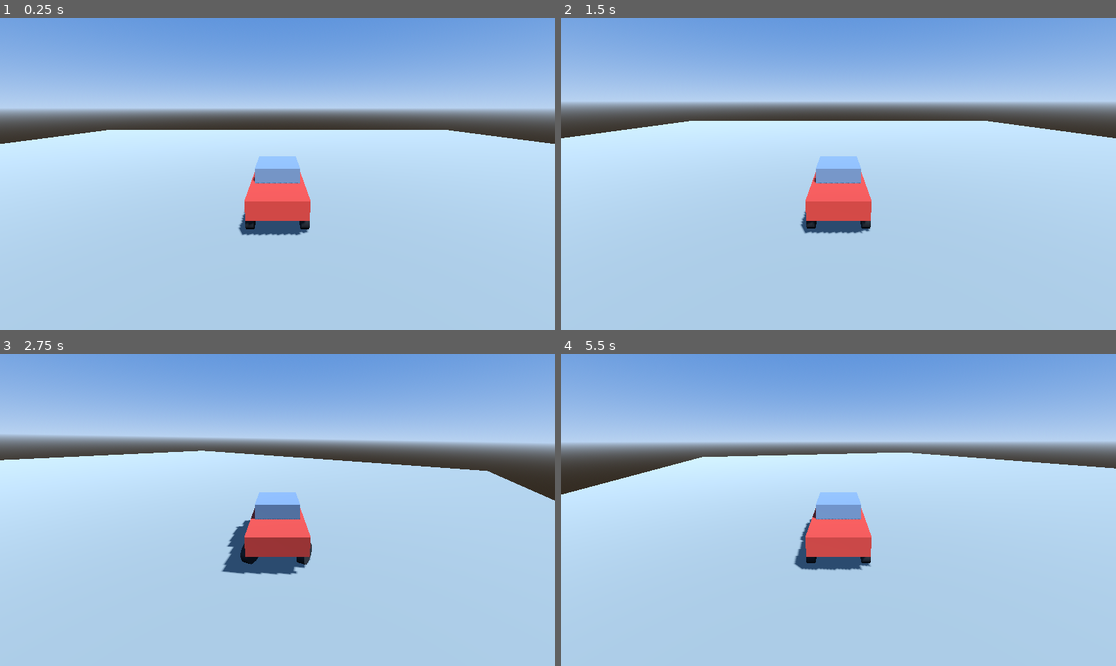
Above: before the commit, frames 1-4 (two rows, left to right).
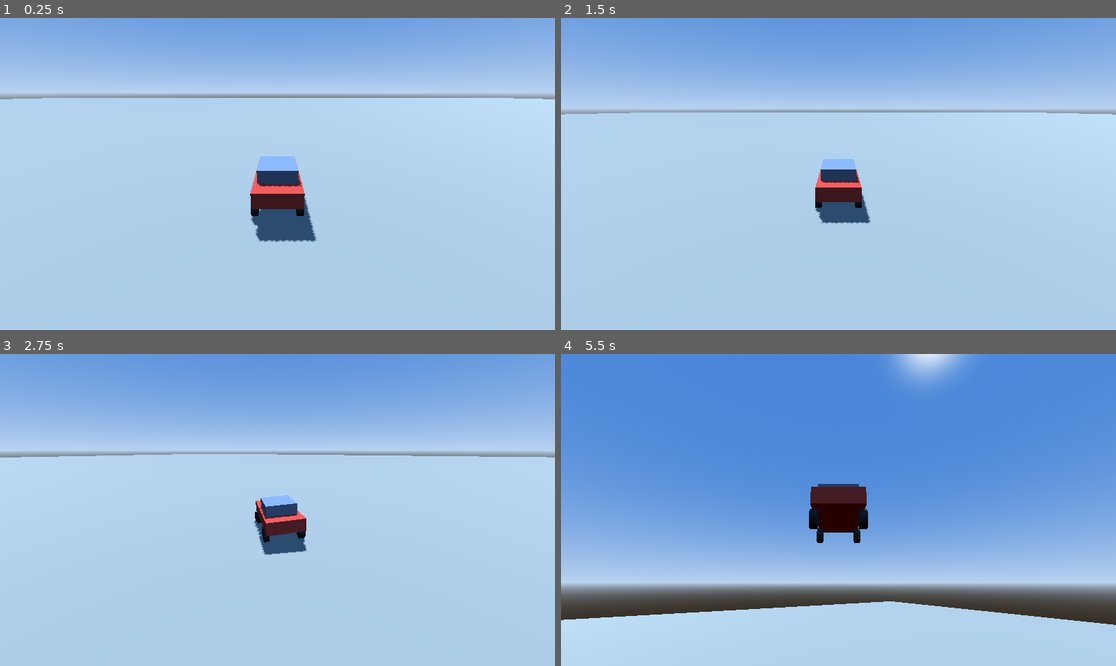
Above: after the commit, the same moments.

Repository: krasking94/GodotAI
Game: Godot game, scene res://scenes/car_test.tscn
Two runs of this game, one before a commit and one after it. Both use one fixed random seed, a clock stepped at 60 frames per second and the inputs below. This scene is started directly instead of the project's main scene.
Inputs (mouse positions are in pixels of both pictures, inside the frame that each line leads up to):
- Up to frame 1 (0.25 s): no input
- Up to frame 2 (1.5 s): tap Enter at 0.5 s; move the mouse to (960, 158) at 0.52 s; hold D 0.53-1.28 s; hold R 0.53-1.28 s; click (960, 158) at 0.67 s; tap Space at 0.77, 0.8, 1.07, 1.35 s; move the mouse to (727, 189) at 1.27 s; hold S from 1.28 s (still down)
- Up to frame 3 (2.75 s): tap Space at 1.52, 1.82, 2.3 s; tap R at 1.55 s; move the mouse to (333, 441) at 2.02 s; release S at 2.03 s; hold D from 2.03 s (still down); hold R from 2.03 s (still down)
- Up to frame 4 (5.5 s): move the mouse to (810, 572) at 2.77 s; release D at 2.78 s; release R at 2.78 s; hold W 2.78-3.53 s; tap Shift at 2.85 s; click (810, 572) at 2.92 s; tap Space at 3.02, 3.32, 3.77, 3.8, 4.07, 4.35, 4.52, 4.82, 5.3 s; tap R at 3.05, 4.55 s; move the mouse to (1005, 556) at 3.52 s; hold R 3.53-4.28 s; hold A 3.53-5.03 s; move the mouse to (672, 463) at 4.27 s; move the mouse to (866, 510) at 5.02 s; hold S from 5.03 s (still down); hold R from 5.03 s (still down); click (866, 510) at 5.17 s

The runs differ from the first frame. In frame 1, 13% of the frame differs, in the area x 0-100%, y 21-72%; in frame 2, 11%; in frame 3, 10%; in frame 4, 74%, in the area x 0-100%, y 0-87%.

Commit message:
Машина: камера-преследователь, устойчивая физика, тормоз/задний ход, R, заезды с измерениями
По отзыву владельца (машина переворачивалась, камера крутилась с кузовом,
управление казалось бессмысленным). Заездом измерено, что VehicleBody3D едет
по локальной +Z; камера теперь отдельный узел game/chase_camera.gd, едет
сзади-сверху и не наклоняется. Машина: масса 800, центр масс ниже, предел
скорости 14 м/с, руль мягче на скорости, сцепление шин 9 вместо 3, S на ходу
тормозит и включает задний ход только после остановки, R ставит на колёса.
Площадка 400×400.

Самопроверка test_program (gas, reverse, left, right, gasleft, gasright,
brake, coast, flip) печатает после каждой фазы скорость, направление, путь,
курс и крен. Headless: разгон до 14 м/с, поворот ~55°/с при крене 3°, газ в
пол с рулём до упора без переворота, тормоз 14→0 за 2 с, R поднимает с бока.
Документы обновлены.

Co-Authored-By: Claude Fable 5.1 <noreply@anthropic.com>
Claude-Session: https://claude.ai/code/session_01D6HxsZd3ucF4daBZgGArQk

Diff:
--- a/game/car.gd
+++ b/game/car.gd
@@ -1,49 +1,136 @@
 extends VehicleBody3D
 
 ## Машина на упрощённой физике Godot (VehicleBody3D: кузов + четыре VehicleWheel3D).
-## Управление, пока active: W/S (или стрелки) — газ и задний ход, A/D — руль, пробел — тормоз.
-## test_drive > 0: первые столько секунд машина сама едет вперёд, потом печатает,
-## сколько проехала и с какой скоростью; по этой строке ИИ проверяет в логе, что машина едет.
+## Управление, пока active: W/S (или стрелки) — газ и задний ход, A/D — руль,
+## пробел — тормоз, R — поставить на колёса, если перевернулась.
+## S на ходу сначала тормозит, и только когда машина почти остановилась, включает задний ход.
+## Руль на скорости становится мягче, а выше MAX_SPEED мотор не разгоняет: так машина не переворачивается.
+##
+## Самопроверка для ИИ: test_program = "gas:2,left:2,brake:1" (фазы через запятую, секунды после двоеточия;
+## фазы: gas, reverse, left, right, gasleft, gasright, brake, coast, flip). После каждой фазы печатается строка
+## «Машина [фаза]: скорость, путь, поворот курса, крен», по ней ИИ видит в логе, как машина себя ведёт.
+## test_drive > 0 — то же, что test_program = "gas:<секунды>".
 
-const ENGINE_FORCE := 600.0
-const BRAKE_FORCE := 40.0
-const MAX_STEER := 0.5  # радианы, около 29 градусов
-const STEER_SPEED := 3.0
+const ENGINE_FORCE := 2400.0
+const BRAKE_FORCE := 110.0
+const MAX_SPEED := 14.0       # м/с, около 50 км/ч
+const MAX_STEER := 0.55       # радианы на месте
+const MIN_STEER := 0.18       # радианы на максимальной скорости
+const STEER_SPEED := 2.5
+const REVERSE_SWITCH_SPEED := 0.8
 
 @export var active := true
 @export var test_drive := 0.0
+@export var test_program := ""
 
-var _time := 0.0
-var _start := Vector3.ZERO
-var _reported := false
+var _phases: Array = []        # [{"name": "gas", "seconds": 2.0}, ...]
+var _phase_index := 0
+var _phase_time := 0.0
+var _phase_start_pos := Vector3.ZERO
+var _phase_start_yaw := 0.0
 
 
 func _ready() -> void:
-	_start = global_position
+	if test_program == "" and test_drive > 0.0:
+		test_program = "gas:%s" % test_drive
+	for part in test_program.split(",", false):
+		var pair := part.strip_edges().split(":")
+		if pair.size() == 2 and pair[1].is_valid_float():
+			_phases.append({"name": pair[0].strip_edges(), "seconds": float(pair[1])})
+	_begin_phase()
 
 
 func _physics_process(delta: float) -> void:
-	_time += delta
 	var gas := 0.0
 	var steer_input := 0.0
 	var braking := false
-	if test_drive > 0.0 and _time < test_drive:
-		gas = 1.0
+	var speed := linear_velocity.length()
+	var forward_speed := global_transform.basis.z.dot(linear_velocity)  # у VehicleBody3D вперёд = +Z (проверено заездом)
+
+	if _phase_index < _phases.size():
+		match _phases[_phase_index]["name"]:
+			"gas":
+				gas = 1.0
+			"reverse":
+				gas = -1.0
+			"left":
+				gas = 0.6
+				steer_input = 1.0
+			"right":
+				gas = 0.6
+				steer_input = -1.0
+			"gasleft":  # газ в пол и руль до упора: проверка на переворот
+				gas = 1.0
+				steer_input = 1.0
+			"gasright":
+				gas = 1.0
+				steer_input = -1.0
+			"brake":
+				braking = true
+			"flip":  # проверка клавиши R: положить на бок и поставить обратно
+				if _phase_time == 0.0:
+					global_transform.basis = Basis(Vector3.BACK, PI * 0.6)
+				elif _phase_time > 0.5 and global_transform.basis.y.dot(Vector3.UP) < 0.5:
+					flip_upright()
+		_phase_time += delta
+		if _phase_time >= _phases[_phase_index]["seconds"]:
+			_report_phase(speed)
+			_phase_index += 1
+			_begin_phase()
 	elif active:
 		if Input.is_physical_key_pressed(KEY_W) or Input.is_physical_key_pressed(KEY_UP):
 			gas += 1.0
 		if Input.is_physical_key_pressed(KEY_S) or Input.is_physical_key_pressed(KEY_DOWN):
-			gas -= 1.0
+			if forward_speed > REVERSE_SWITCH_SPEED:
+				braking = true  # на ходу S — это тормоз
+			else:
+				gas -= 1.0
 		if Input.is_physical_key_pressed(KEY_A) or Input.is_physical_key_pressed(KEY_LEFT):
 			steer_input += 1.0
 		if Input.is_physical_key_pressed(KEY_D) or Input.is_physical_key_pressed(KEY_RIGHT):
 			steer_input -= 1.0
-		braking = Input.is_physical_key_pressed(KEY_SPACE)
+		if Input.is_physical_key_pressed(KEY_SPACE):
+			braking = true
+		if Input.is_physical_key_pressed(KEY_R):
+			flip_upright()
+
+	# Выше MAX_SPEED мотор не толкает вперёд (назад — вполовину медленнее).
+	if gas > 0.0 and forward_speed > MAX_SPEED:
+		gas = 0.0
+	elif gas < 0.0 and -forward_speed > MAX_SPEED * 0.5:
+		gas = 0.0
 	engine_force = gas * ENGINE_FORCE
-	steering = move_toward(steering, steer_input * MAX_STEER, STEER_SPEED * delta)
+	var steer_limit := lerpf(MAX_STEER, MIN_STEER, clampf(speed / MAX_SPEED, 0.0, 1.0))
+	steering = move_toward(steering, steer_input * steer_limit, STEER_SPEED * delta)
 	brake = BRAKE_FORCE if braking else 0.0
 
-	if test_drive > 0.0 and not _reported and _time >= test_drive:
-		_reported = true
-		var distance := global_position.distance_to(_start)
-		print("Машина: проехала %.1f м за %.1f с, скорость %.1f м/с" % [distance, test_drive, linear_velocity.length()])
+
+## Ставит машину на колёса на том же месте (после переворота).
+func flip_upright() -> void:
+	var yaw := global_transform.basis.get_euler().y
+	global_transform.basis = Basis(Vector3.UP, yaw)
+	global_position += Vector3.UP * 0.5
+	linear_velocity = Vector3.ZERO
+	angular_velocity = Vector3.ZERO
+
+
+func _begin_phase() -> void:
+	_phase_time = 0.0
+	_phase_start_pos = global_position
+	_phase_start_yaw = global_transform.basis.get_euler().y
+
+
+func _report_phase(speed: float) -> void:
+	var phase: Dictionary = _phases[_phase_index]
+	var distance := global_position.distance_to(_phase_start_pos)
+	var yaw_change := rad_to_deg(wrapf(global_transform.basis.get_euler().y - _phase_start_yaw, -PI, PI))
+	var tilt := rad_to_deg(acos(clampf(global_transform.basis.y.dot(Vector3.UP), -1.0, 1.0)))
+	var turn := "прямо"
+	if yaw_change > 5.0:
+		turn = "влево на %.0f°" % yaw_change
+	elif yaw_change < -5.0:
+		turn = "вправо на %.0f°" % -yaw_change
+	var forward_speed := global_transform.basis.z.dot(linear_velocity)
+	var heading := "вперёд" if forward_speed >= 0.0 else "назад"
+	print("Машина [%s %.1f с]: скорость %.1f м/с (%s), путь %.1f м, курс %s, крен %.0f°%s" % [
+		phase["name"], phase["seconds"], speed, heading, distance, turn, tilt, " (ПЕРЕВЕРНУЛАСЬ)" if tilt > 90.0 else ""])
--- /dev/null
+++ b/game/chase_camera.gd
@@ -0,0 +1,32 @@
+extends Camera3D
+
+## Камера-преследователь: едет за целью (машиной) сзади и сверху, смотрит на неё
+## и не наклоняется вместе с кузовом, поэтому горизонт остаётся ровным.
+
+@export var target: NodePath
+@export var distance := 7.0
+@export var height := 3.0
+@export var smoothing := 4.0
+
+var _target: Node3D
+
+
+func _ready() -> void:
+	_target = get_node_or_null(target) as Node3D
+	if _target != null:
+		global_position = _desired_position()
+
+
+func _physics_process(delta: float) -> void:
+	if _target == null:
+		return
+	global_position = global_position.lerp(_desired_position(), clampf(smoothing * delta, 0.0, 1.0))
+	look_at(_target.global_position + Vector3.UP * 0.5, Vector3.UP)
+
+
+func _desired_position() -> Vector3:
+	var forward := _target.global_transform.basis.z  # у VehicleBody3D вперёд = +Z
+	forward.y = 0.0
+	if forward.length() < 0.01:
+		forward = Vector3.BACK
+	return _target.global_position - forward.normalized() * distance + Vector3.UP * height
--- a/scenes/car_test.tscn
+++ b/scenes/car_test.tscn
@@ -1,170 +1,186 @@
 [gd_scene format=3 uid="uid://bheqqc1ql7y7w"]
 
 [ext_resource type="Script" uid="uid://d4atl6etq5g8y" path="res://game/car.gd" id="1_h3lgv"]
+[ext_resource type="Script" uid="uid://cg8wdlisr0ti7" path="res://game/chase_camera.gd" id="2_f47dj"]
 
-[sub_resource type="StandardMaterial3D" id="StandardMaterial3D_h3lgv"]
+[sub_resource type="StandardMaterial3D" id="StandardMaterial3D_f47dj"]
 albedo_color = Color(0.5411765, 0.5411765, 0.5019608, 1)
 
-[sub_resource type="PlaneMesh" id="PlaneMesh_f47dj"]
-material = SubResource("StandardMaterial3D_h3lgv")
-size = Vector2(60, 60)
+[sub_resource type="PlaneMesh" id="PlaneMesh_d5ml3"]
+material = SubResource("StandardMaterial3D_f47dj")
+size = Vector2(400, 400)
 
-[sub_resource type="BoxShape3D" id="BoxShape3D_d5ml3"]
-size = Vector3(60, 0.2, 60)
+[sub_resource type="BoxShape3D" id="BoxShape3D_seovh"]
+size = Vector3(400, 0.2, 400)
 
-[sub_resource type="ProceduralSkyMaterial" id="ProceduralSkyMaterial_seovh"]
+[sub_resource type="ProceduralSkyMaterial" id="ProceduralSkyMaterial_1a1fu"]
 sky_top_color = Color(0.2901961, 0.5254902, 0.84705883, 1)
 sky_horizon_color = Color(0.72156864, 0.8235294, 0.9411765, 1)
 ground_horizon_color = Color(0.72156864, 0.8235294, 0.9411765, 1)
 
-[sub_resource type="Sky" id="Sky_1a1fu"]
-sky_material = SubResource("ProceduralSkyMaterial_seovh")
+[sub_resource type="Sky" id="Sky_cte05"]
+sky_material = SubResource("ProceduralSkyMaterial_1a1fu")
 
-[sub_resource type="Environment" id="Environment_cte05"]
+[sub_resource type="Environment" id="Environment_gglpn"]
 background_mode = 2
-sky = SubResource("Sky_1a1fu")
+sky = SubResource("Sky_cte05")
 ambient_light_source = 3
 ambient_light_energy = 0.8
 
-[sub_resource type="BoxShape3D" id="BoxShape3D_gglpn"]
+[sub_resource type="BoxShape3D" id="BoxShape3D_jdvc1"]
 size = Vector3(1.8, 0.6, 4)
 
-[sub_resource type="StandardMaterial3D" id="StandardMaterial3D_jdvc1"]
+[sub_resource type="StandardMaterial3D" id="StandardMaterial3D_gm8sd"]
 albedo_color = Color(0.7529412, 0.22352941, 0.16862746, 1)
 
-[sub_resource type="BoxMesh" id="BoxMesh_gm8sd"]
-material = SubResource("StandardMaterial3D_jdvc1")
+[sub_resource type="BoxMesh" id="BoxMesh_o01lw"]
+material = SubResource("StandardMaterial3D_gm8sd")
 size = Vector3(1.8, 0.6, 4)
 
-[sub_resource type="StandardMaterial3D" id="StandardMaterial3D_o01lw"]
+[sub_resource type="StandardMaterial3D" id="StandardMaterial3D_y2m84"]
 albedo_color = Color(0.42745098, 0.48235294, 0.5529412, 1)
 
-[sub_resource type="BoxMesh" id="BoxMesh_y2m84"]
-material = SubResource("StandardMaterial3D_o01lw")
+[sub_resource type="BoxMesh" id="BoxMesh_j7oku"]
+material = SubResource("StandardMaterial3D_y2m84")
 size = Vector3(1.5, 0.5, 1.8)
 
-[sub_resource type="StandardMaterial3D" id="StandardMaterial3D_j7oku"]
+[sub_resource type="StandardMaterial3D" id="StandardMaterial3D_gaoq8"]
 albedo_color = Color(0.13333334, 0.13333334, 0.13333334, 1)
 
-[sub_resource type="CylinderMesh" id="CylinderMesh_gaoq8"]
-material = SubResource("StandardMaterial3D_j7oku")
+[sub_resource type="CylinderMesh" id="CylinderMesh_rf1x0"]
+material = SubResource("StandardMaterial3D_gaoq8")
 top_radius = 0.35
 bottom_radius = 0.35
 height = 0.25
 
-[sub_resource type="StandardMaterial3D" id="StandardMaterial3D_rf1x0"]
+[sub_resource type="StandardMaterial3D" id="StandardMaterial3D_uu4pf"]
 albedo_color = Color(0.13333334, 0.13333334, 0.13333334, 1)
 
-[sub_resource type="CylinderMesh" id="CylinderMesh_uu4pf"]
-material = SubResource("StandardMaterial3D_rf1x0")
+[sub_resource type="CylinderMesh" id="CylinderMesh_wmo0b"]
+material = SubResource("StandardMaterial3D_uu4pf")
 top_radius = 0.35
 bottom_radius = 0.35
 height = 0.25
 
-[sub_resource type="StandardMaterial3D" id="StandardMaterial3D_wmo0b"]
+[sub_resource type="StandardMaterial3D" id="StandardMaterial3D_a2053"]
 albedo_color = Color(0.13333334, 0.13333334, 0.13333334, 1)
 
-[sub_resource type="CylinderMesh" id="CylinderMesh_a2053"]
-material = SubResource("StandardMaterial3D_wmo0b")
+[sub_resource type="CylinderMesh" id="CylinderMesh_x0i38"]
+material = SubResource("StandardMaterial3D_a2053")
 top_radius = 0.35
 bottom_radius = 0.35
 height = 0.25
 
-[sub_resource type="StandardMaterial3D" id="StandardMaterial3D_x0i38"]
+[sub_resource type="StandardMaterial3D" id="StandardMaterial3D_ogjy4"]
 albedo_color = Color(0.13333334, 0.13333334, 0.13333334, 1)
 
-[sub_resource type="CylinderMesh" id="CylinderMesh_ogjy4"]
-material = SubResource("StandardMaterial3D_x0i38")
+[sub_resource type="CylinderMesh" id="CylinderMesh_b8gws"]
+material = SubResource("StandardMaterial3D_ogjy4")
 top_radius = 0.35
 bottom_radius = 0.35
 height = 0.25
 
-[node name="CarTest" type="Node3D" unique_id=1232071781]
+[node name="CarTest" type="Node3D" unique_id=280316852]
 
-[node name="Ground" type="StaticBody3D" parent="." unique_id=1368109309]
+[node name="Ground" type="StaticBody3D" parent="." unique_id=1997225079]
 
-[node name="Mesh" type="MeshInstance3D" parent="Ground" unique_id=1510748527]
-mesh = SubResource("PlaneMesh_f47dj")
+[node name="Mesh" type="MeshInstance3D" parent="Ground" unique_id=1333856225]
+mesh = SubResource("PlaneMesh_d5ml3")
 
-[node name="Shape" type="CollisionShape3D" parent="Ground" unique_id=716272194]
+[node name="Shape" type="CollisionShape3D" parent="Ground" unique_id=1624164567]
 transform = Transform3D(1, 0, 0, 0, 1, 0, 0, 0, 1, 0, -0.1, 0)
-shape = SubResource("BoxShape3D_d5ml3")
+shape = SubResource("BoxShape3D_seovh")
 
-[node name="Lamp" type="DirectionalLight3D" parent="." unique_id=1161870218]
+[node name="Lamp" type="DirectionalLight3D" parent="." unique_id=1347942552]
 transform = Transform3D(0.90630776, -0.34618863, 0.24240388, 0, 0.57357645, 0.81915206, -0.42261827, -0.74240386, 0.5198368, 0, 10, 0)
 shadow_enabled = true
 
-[node name="Sky" type="WorldEnvironment" parent="." unique_id=695249011]
-environment = SubResource("Environment_cte05")
+[node name="Sky" type="WorldEnvironment" parent="." unique_id=357828349]
+environment = SubResource("Environment_gglpn")
 
-[node name="Car" type="VehicleBody3D" parent="." unique_id=418552108]
+[node name="Car" type="VehicleBody3D" parent="." unique_id=1874421384]
 transform = Transform3D(1, 0, 0, 0, 1, 0, 0, 0, 1, 0, 1, 0)
-mass = 150.0
+mass = 800.0
 center_of_mass_mode = 1
-center_of_mass = Vector3(0, -0.2, 0)
+center_of_mass = Vector3(0, -0.35, 0)
 script = ExtResource("1_h3lgv")
-test_drive = 2.0
+test_program = "gas:2,left:1,brake:1"
 
-[node name="Shape" type="CollisionShape3D" parent="Car" unique_id=641627959]
+[node name="Shape" type="CollisionShape3D" parent="Car" unique_id=1076237207]
 transform = Transform3D(1, 0, 0, 0, 1, 0, 0, 0, 1, 0, 0.3, 0)
-shape = SubResource("BoxShape3D_gglpn")
+shape = SubResource("BoxShape3D_jdvc1")
 
-[node name="Body" type="MeshInstance3D" parent="Car" unique_id=1431136933]
+[node name="Body" type="MeshInstance3D" parent="Car" unique_id=1325225631]
 transform = Transform3D(1, 0, 0, 0, 1, 0, 0, 0, 1, 0, 0.3, 0)
-mesh = SubResource("BoxMesh_gm8sd")
+mesh = SubResource("BoxMesh_o01lw")
 
-[node name="Cabin" type="MeshInstance3D" parent="Car" unique_id=2040483659]
+[node name="Cabin" type="MeshInstance3D" parent="Car" unique_id=1883341656]
 transform = Transform3D(1, 0, 0, 0, 1, 0, 0, 0, 1, 0, 0.85, -0.3)
-mesh = SubResource("BoxMesh_y2m84")
+mesh = SubResource("BoxMesh_j7oku")
 
-[node name="WheelFL" type="VehicleWheel3D" parent="Car" unique_id=448872218]
+[node name="WheelFL" type="VehicleWheel3D" parent="Car" unique_id=71181581]
 transform = Transform3D(1, 0, 0, 0, 1, 0, 0, 0, 1, -0.85, 0, 1.3)
 use_as_steering = true
+wheel_roll_influence = 0.05
 wheel_radius = 0.35
 wheel_rest_length = 0.3
-wheel_friction_slip = 3.0
-suspension_stiffness = 40.0
+wheel_friction_slip = 9.0
+suspension_stiffness = 45.0
+damping_compression = 1.2
+damping_relaxation = 1.6
 
-[node name="Mesh" type="MeshInstance3D" parent="Car/WheelFL" unique_id=1106152083]
+[node name="Mesh" type="MeshInstance3D" parent="Car/WheelFL" unique_id=1445524524]
 transform = Transform3D(-4.371139e-08, -1, 0, 1, -4.371139e-08, 0, 0, 0, 1, 0, 0, 0)
-mesh = SubResource("CylinderMesh_gaoq8")
+mesh = SubResource("CylinderMesh_rf1x0")
 
-[node name="WheelFR" type="VehicleWheel3D" parent="Car" unique_id=653462135]
+[node name="WheelFR" type="VehicleWheel3D" parent="Car" unique_id=936939523]
 transform = Transform3D(1, 0, 0, 0, 1, 0, 0, 0, 1, 0.85, 0, 1.3)
 use_as_steering = true
+wheel_roll_influence = 0.05
 wheel_radius = 0.35
 wheel_rest_length = 0.3
-wheel_friction_slip = 3.0
-suspension_stiffness = 40.0
+wheel_friction_slip = 9.0
+suspension_stiffness = 45.0
+damping_compression = 1.2
+damping_relaxation = 1.6
 
-[node name="Mesh" type="MeshInstance3D" parent="Car/WheelFR" unique_id=1390630336]
+[node name="Mesh" type="MeshInstance3D" parent="Car/WheelFR" unique_id=877119840]
 transform = Transform3D(-4.371139e-08, -1, 0, 1, -4.371139e-08, 0, 0, 0, 1, 0, 0, 0)
-mesh = SubResource("CylinderMesh_uu4pf")
+mesh = SubResource("CylinderMesh_wmo0b")
 
-[node name="WheelBL" type="VehicleWheel3D" parent="Car" unique_id=104043485]
+[node name="WheelBL" type="VehicleWheel3D" parent="Car" unique_id=821972527]
 transform = Transform3D(1, 0, 0, 0, 1, 0, 0, 0, 1, -0.85, 0, -1.3)
 use_as_traction = true
+wheel_roll_influence = 0.05
 wheel_radius = 0.35
 wheel_rest_length = 0.3
-wheel_friction_slip = 3.0
-suspension_stiffness = 40.0
+wheel_friction_slip = 9.0
+suspension_stiffness = 45.0
+damping_compression = 1.2
+damping_relaxation = 1.6
 
-[node name="Mesh" type="MeshInstance3D" parent="Car/WheelBL" unique_id=247784927]
+[node name="Mesh" type="MeshInstance3D" parent="Car/WheelBL" unique_id=193368616]
 transform = Transform3D(-4.371139e-08, -1, 0, 1, -4.371139e-08, 0, 0, 0, 1, 0, 0, 0)
-mesh = SubResource("CylinderMesh_a2053")
+mesh = SubResource("CylinderMesh_x0i38")
 
-[node name="WheelBR" type="VehicleWheel3D" parent="Car" unique_id=27252384]
+[node name="WheelBR" type="VehicleWheel3D" parent="Car" unique_id=320756235]
 transform = Transform3D(1, 0, 0, 0, 1, 0, 0, 0, 1, 0.85, 0, -1.3)
 use_as_traction = true
+wheel_roll_influence = 0.05
 wheel_radius = 0.35
 wheel_rest_length = 0.3
-wheel_friction_slip = 3.0
-suspension_stiffness = 40.0
+wheel_friction_slip = 9.0
+suspension_stiffness = 45.0
+damping_compression = 1.2
+damping_relaxation = 1.6
 
-[node name="Mesh" type="MeshInstance3D" parent="Car/WheelBR" unique_id=1333917034]
+[node name="Mesh" type="MeshInstance3D" parent="Car/WheelBR" unique_id=1381804072]
 transform = Transform3D(-4.371139e-08, -1, 0, 1, -4.371139e-08, 0, 0, 0, 1, 0, 0, 0)
-mesh = SubResource("CylinderMesh_ogjy4")
+mesh = SubResource("CylinderMesh_b8gws")
 
-[node name="Camera" type="Camera3D" parent="Car" unique_id=1822778905]
-transform = Transform3D(1, 0, 0, 0, 0.95105654, 0.309017, 0, -0.309017, 0.95105654, 0, 3, 7)
+[node name="ChaseCamera" type="Camera3D" parent="." unique_id=1559469964]
 current = true
+script = ExtResource("2_f47dj")
+target = NodePath("../Car")
+distance = 8.0
+height = 3.5
--- a/tools/enginectl/examples/car_test.json
+++ b/tools/enginectl/examples/car_test.json
@@ -1,5 +1,5 @@
 {
-  "phrase": "Сделай большую ровную площадку под небом и поставь на неё красную машину с четырьмя колёсами, на которой можно ездить: газ, руль, тормоз. Камера сзади машины",
+  "phrase": "Сделай большую ровную площадку под небом и поставь на неё красную машину с четырьмя колёсами, на которой можно ездить: газ, руль, тормоз. Камера едет следом за машиной и не наклоняется",
   "scene": {
     "path": "res://scenes/car_test.tscn",
     "root_type": "Node3D",
@@ -21,8 +21,8 @@
         "mesh": {
           "primitive": "plane",
           "size": [
-            60,
-            60
+            400,
+            400
           ],
           "color": "#8a8a80"
         }
@@ -37,9 +37,9 @@
         "shape": {
           "primitive": "box",
           "size": [
-            60,
+            400,
             0.2,
-            60
+            400
           ]
         },
         "position": [
@@ -93,15 +93,15 @@
           1,
           0
         ],
-        "mass": 150,
+        "mass": 800,
         "center_of_mass_mode": 1,
         "center_of_mass": [
           0,
-          -0.2,
+          -0.35,
           0
         ],
         "script": "res://game/car.gd",
-        "test_drive": 2.0
+        "test_program": "gas:2,left:1,brake:1"
       }
     },
     {
@@ -184,8 +184,11 @@
         "wheel_radius": 0.35,
         "wheel_rest_length": 0.3,
         "suspension_travel": 0.2,
-        "suspension_stiffness": 40,
-        "wheel_friction_slip": 3
+        "suspension_stiffness": 45,
+        "wheel_friction_slip": 9,
+        "damping_compression": 1.2,
+        "damping_relaxation": 1.6,
+        "wheel_roll_influence": 0.05
       }
     },
     {
@@ -222,8 +225,11 @@
         "wheel_radius": 0.35,
         "wheel_rest_length": 0.3,
         "suspension_travel": 0.2,
-        "suspension_stiffness": 40,
-        "wheel_friction_slip": 3
+        "suspension_stiffness": 45,
+        "wheel_friction_slip": 9,
+        "damping_compression": 1.2,
+        "damping_relaxation": 1.6,
+        "wheel_roll_influence": 0.05
       }
     },
     {
@@ -260,8 +266,11 @@
         "wheel_radius": 0.35,
         "wheel_rest_length": 0.3,
         "suspension_travel": 0.2,
-        "suspension_stiffness": 40,
-        "wheel_friction_slip": 3
+        "suspension_stiffness": 45,
+        "wheel_friction_slip": 9,
+        "damping_compression": 1.2,
+        "damping_relaxation": 1.6,
+        "wheel_roll_influence": 0.05
       }
     },
     {
@@ -298,8 +307,11 @@
         "wheel_radius": 0.35,
         "wheel_rest_length": 0.3,
         "suspension_travel": 0.2,
-        "suspension_stiffness": 40,
-        "wheel_friction_slip": 3
+        "suspension_stiffness": 45,
+        "wheel_friction_slip": 9,
+        "damping_compression": 1.2,
+        "damping_relaxation": 1.6,
+        "wheel_roll_influence": 0.05
       }
     },
     {
@@ -323,20 +335,14 @@
     },
     {
       "op": "create",
-      "parent": "Car",
-      "name": "Camera",
+      "parent": ".",
+      "name": "ChaseCamera",
       "type": "Camera3D",
       "props": {
-        "position": [
-          0,
-          3,
-          7
-        ],
-        "rotation_degrees": [
-          -18,
-          0,
-          0
-        ],
+        "script": "res://game/chase_camera.gd",
+        "target": "../Car",
+        "distance": 8,
+        "height": 3.5,
         "current": true
       }
     }
Not shown, added: game/chase_camera.gd.uid
Not shown, changed: README.md
Not shown, changed: docs/DECISIONS.md
Not shown, changed: docs/HANDOFF.md
Not shown, changed: docs/STATUS.md
